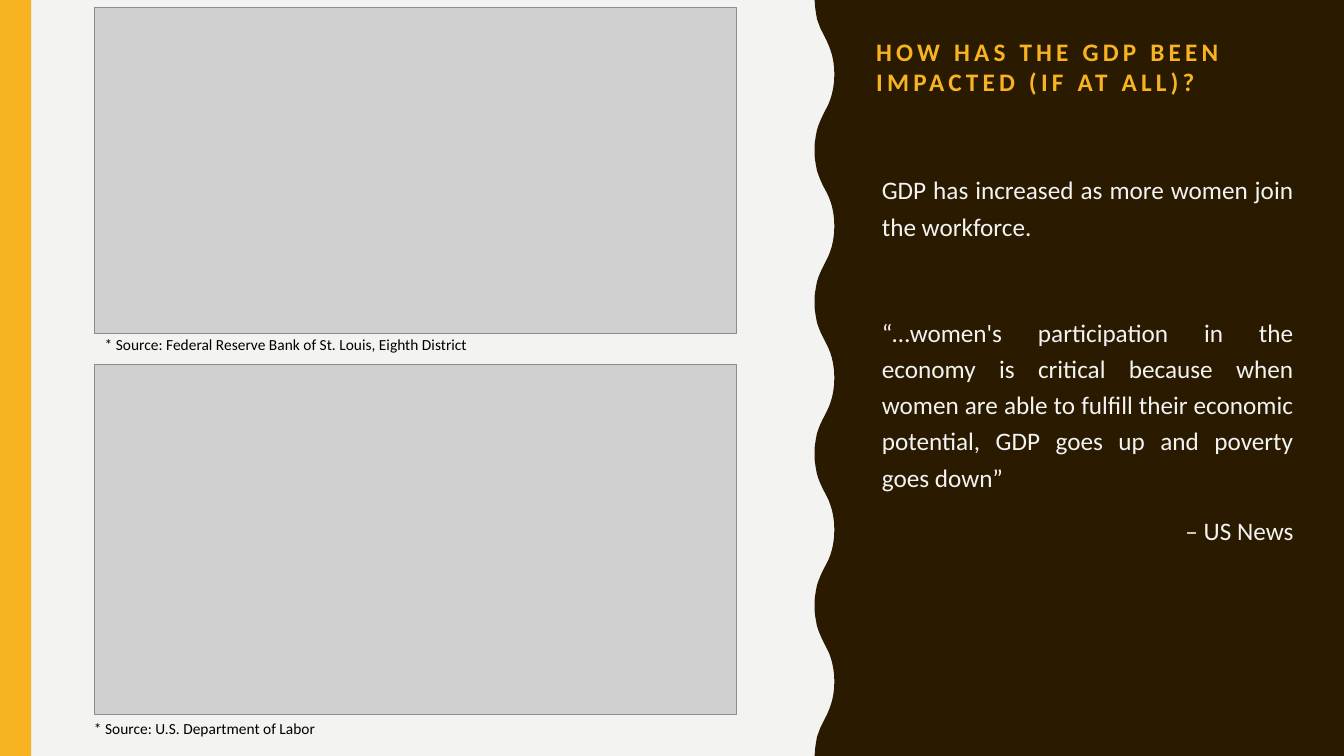
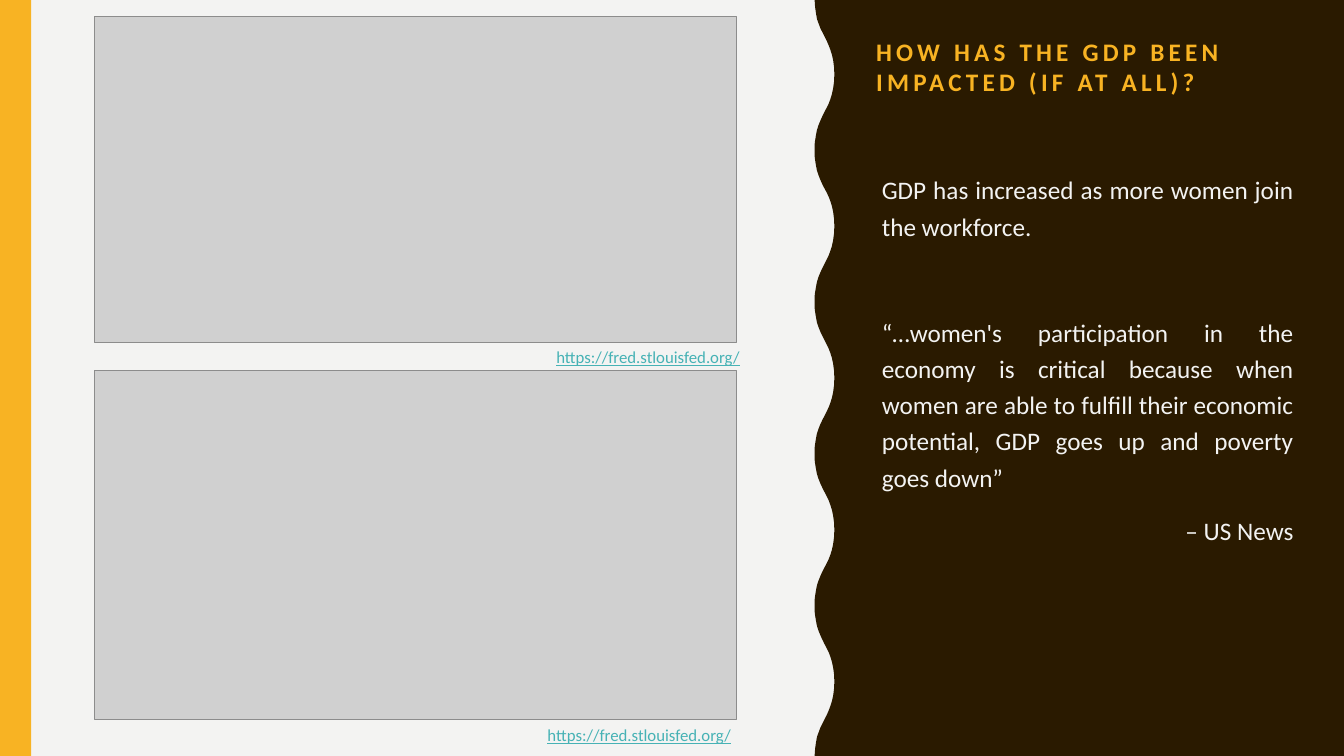
Before and after one commit to kathleeng77/Open-Source-Project-1, a slide deck: slide 11 of presentation/women-in-workforce.pptx. Drawn at 1344x756 pixels with LibreOffice and Linux fonts; fonts in the diff are those of the drawing; grey boxes stand for pictures. Boxes give left, top, right and bottom in pixels: in the first picture for what was removed or moved away, otherwise in the second. Text is boxed around its words. In the diff, an @@ line names an element or a change of style, - is before the commit and + after.

Commit message:
checked summary grammar and added alt text to ppt

```diff
--- a/presentation/women-in-workforce.pptx
+++ b/presentation/women-in-workforce.pptx
@@ picture: place and size @@
-picture at box(95, 7, 737, 334)
+picture at box(95, 16, 737, 343)
@@ text removed at box(116, 339, 467, 353) @@
-* Source: Federal Reserve Bank of St. Louis, Eighth District
@@ text added at box(556, 351, 739, 366), 12 pt, text #46B2B5, underline @@
+https://fred.stlouisfed.org/
@@ picture: place and size @@
-picture at box(95, 365, 737, 715)
+picture at box(95, 370, 737, 720)
@@ text removed at box(105, 723, 315, 737) @@
-* Source: U.S. Department of Labor
@@ text added at box(547, 729, 730, 744), 12 pt, text #46B2B5, underline @@
+https://fred.stlouisfed.org/
```
Also in this commit, not shown: 11 other slides changed, 1 slide added, 1 slide removed, 5 other files.
